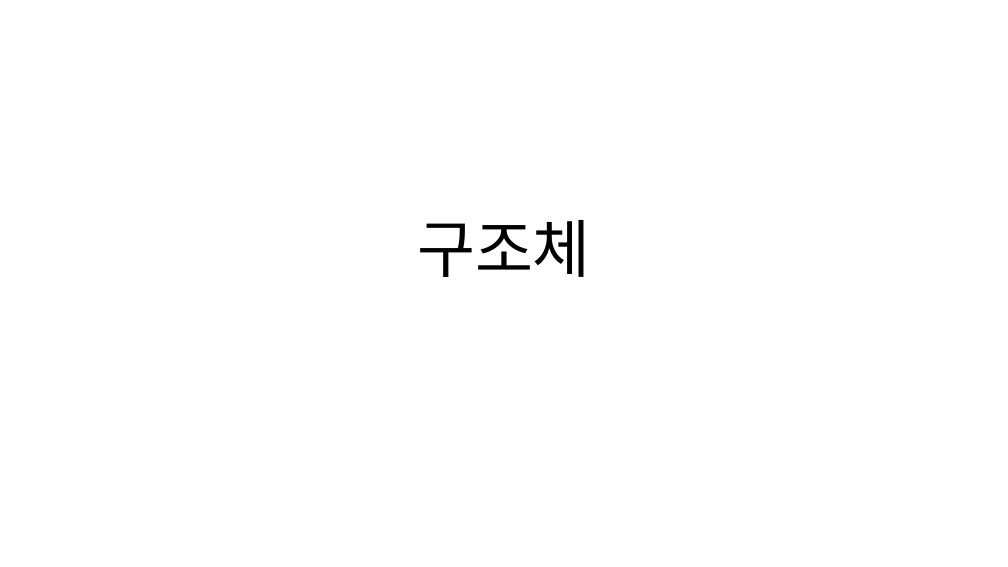
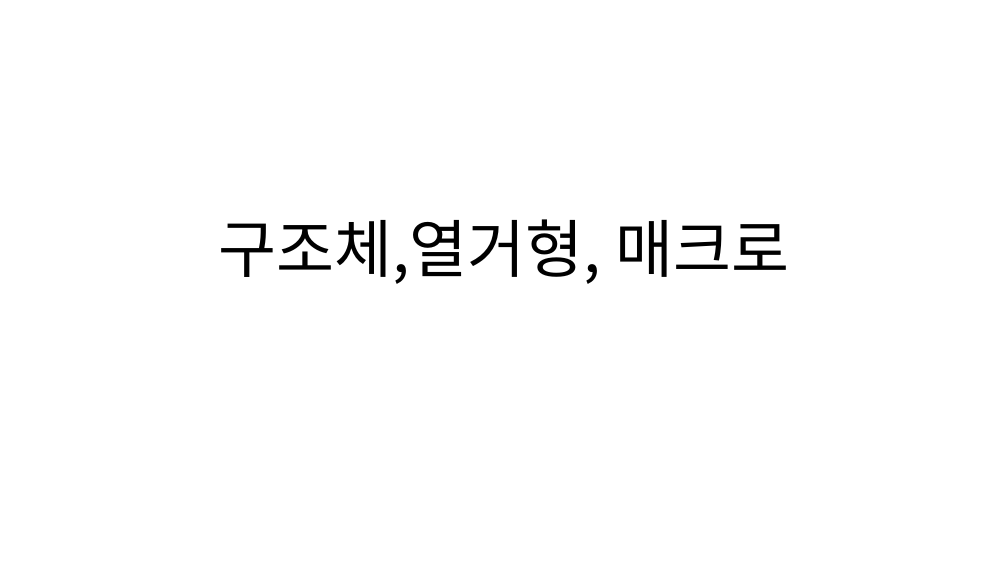
Before and after one commit to JJhuk/2020-SMUtutoring, a slide deck: slide 1 of 튜터링 6주차.pptx. Drawn at 1008x567 pixels with LibreOffice and Linux fonts; fonts in the diff are those of the drawing. Boxes give left, top, right and bottom in pixels: in the first picture for what was removed or moved away, otherwise in the second. Text is boxed around its words. In the diff, an @@ line names an element or a change of style, - is before the commit and + after.

```diff
--- a/튜터링 6주차.pptx
+++ b/튜터링 6주차.pptx
@@ title at bbox=[219, 219, 789, 284]: text changed @@
-구조체
+구조체,열거형, 매크로
```
Also in this commit, not shown: 11 slides added.
